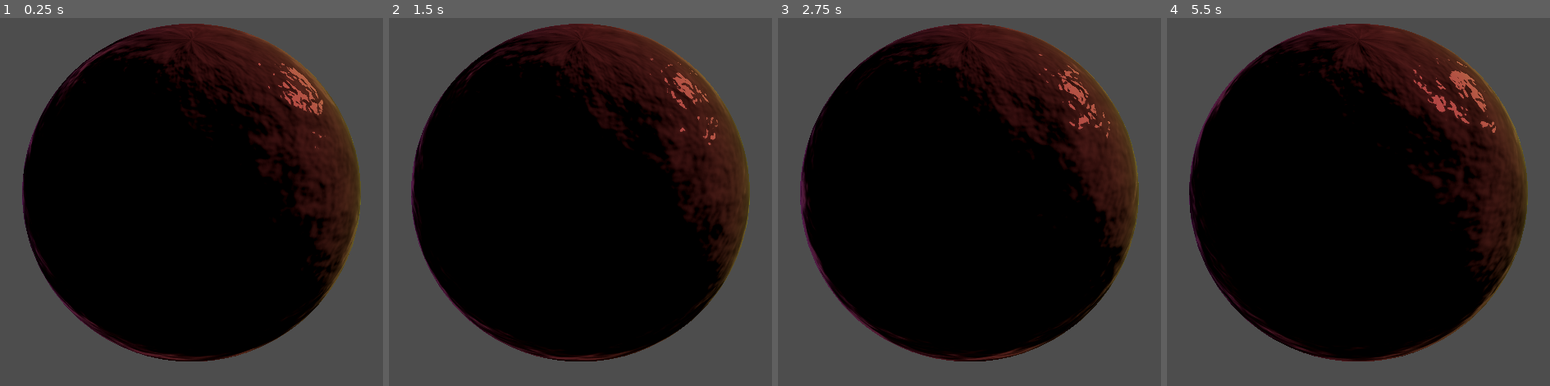
Above: before the commit, frames 1-4 (left to right).
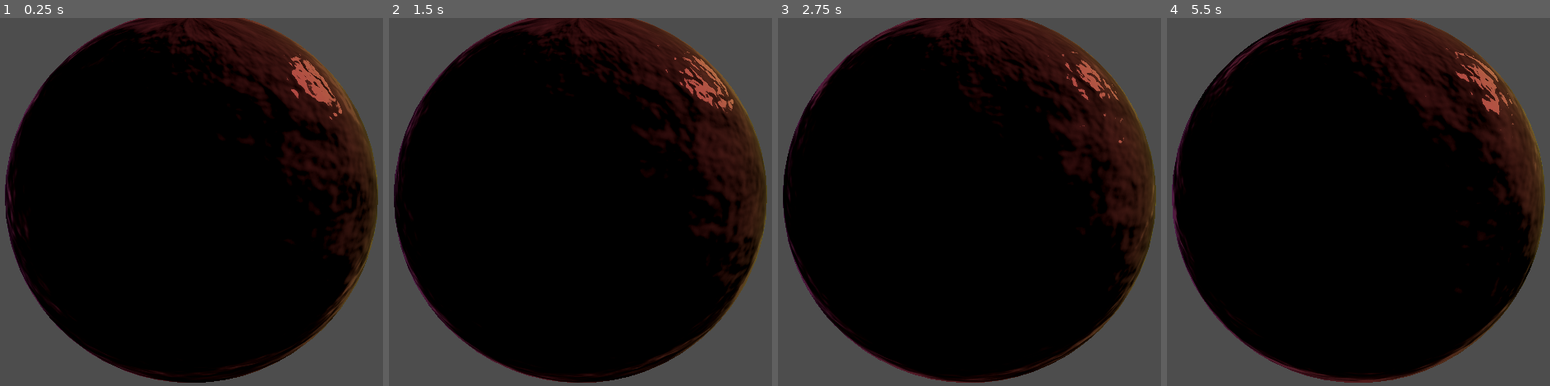
Above: after the commit, the same moments.

Repository: emmawithanE/godot-shader-lab
Game: Godot game, scene res://iridescence/iridescence.tscn
The game is run twice, just before and just after one commit, with the same random seed, the same clock (stepped at 60 frames per second) and the same inputs. The project has no main scene, so this scene is started directly.
Inputs:
- Up to frame 1 (0.25 s): no input
- Up to frame 2 (1.5 s): no input
- Up to frame 3 (2.75 s): no input
- Up to frame 4 (5.5 s): no input

The runs differ from the first frame. In frame 1, 24% of the frame differs, in the area x 1-99%, y 0-100%; in frame 2, 23%; in frame 3, 22%; in frame 4, 24%.

Commit message:
ocean and iridescence changes

Diff:
--- a/docs-tutorial-ocean/node_3d.tscn
+++ b/docs-tutorial-ocean/node_3d.tscn
@@ -18,7 +18,7 @@
 [sub_resource type="ShaderMaterial" id="ShaderMaterial_kqb7i"]
 render_priority = 0
 shader = ExtResource("1_mcyqa")
-shader_parameter/height_scalar = 0.2
+shader_parameter/height_scalar = 0.1
 shader_parameter/surface_noise = SubResource("NoiseTexture2D_85ly6")
 shader_parameter/surface_noise_normal = SubResource("NoiseTexture2D_3cp68")
 
@@ -30,7 +30,6 @@
 [node name="Node3D" type="Node3D"]
 
 [node name="MeshInstance3D" type="MeshInstance3D" parent="."]
-transform = Transform3D(1, 0, 0, 0, 1, 0, 0, 0, 1, 0.031625, 0, 0.0210833)
 mesh = SubResource("PlaneMesh_t251c")
 
 [node name="OmniLight3D" type="OmniLight3D" parent="."]
@@ -38,4 +37,4 @@
 visible = false
 
 [node name="DirectionalLight3D" type="DirectionalLight3D" parent="."]
-transform = Transform3D(1, 0, 0, 0, -0.964728, 0.26325, 0, -0.26325, -0.964728, 0, 0.367205, 0)
+transform = Transform3D(1, 0, 0, 0, -0.916488, 0.400061, 0, -0.400061, -0.916488, 0, 0, 0)
--- a/docs-tutorial-ocean/ocean.gdshader
+++ b/docs-tutorial-ocean/ocean.gdshader
@@ -7,11 +7,13 @@
 
 varying vec2 tex_position;
 varying vec2 wave_direction;
+varying vec2 wave_normal;
 
 void vertex() {
 
 	tex_position = (VERTEX.xz - TIME * 0.05) / 3.0;
 	wave_direction = vec2(sin(TIME + VERTEX.x * 4.0), cos(TIME + VERTEX.z * 3.0));
+	wave_normal = vec2(1.0 - abs(sin(TIME + VERTEX.x * 4.0)), -sin(TIME + VERTEX.z * 3.0));
 	VERTEX.y += (wave_direction.x + wave_direction.y) * height_scalar;
 	VERTEX.y += texture(surface_noise, tex_position).x * height_scalar;
 }
@@ -24,6 +26,7 @@
 	RIM = 0.2;
 	ALBEDO = vec3(0.01,0.03,0.05) + 0.1 * fresnel;
 	NORMAL_MAP = texture(surface_noise_normal, tex_position).rgb;
-	NORMAL_MAP.xy += wave_direction * height_scalar;
+	NORMAL_MAP.xy += wave_normal * height_scalar * 0.5;
+	NORMAL_MAP = normalize(NORMAL_MAP);
 	//ALBEDO = NORMAL_MAP;
 }
--- a/iridescence/iridescence.gdshader
+++ b/iridescence/iridescence.gdshader
@@ -33,7 +33,7 @@
 	ALBEDO = base_colour;
 
 	vec3 col_hsv = rgb_to_hsv(base_colour);
-	float edgeness = pow(NORMAL.x, 1.0);
+	float edgeness = NORMAL.x;
 	float dot_prod = (pow((1.0 - dot(NORMAL, VIEW)) * 0.5 + 0.5, 5.0) * edgeness);
 	//dot_prod = dot(NORMAL, VIEW);
 	//dot_prod = edgeness;
--- a/iridescence/iridescence.tscn
+++ b/iridescence/iridescence.tscn
@@ -19,12 +19,14 @@
 
 [sub_resource type="SphereMesh" id="SphereMesh_0fylg"]
 material = SubResource("ShaderMaterial_wj8hv")
+radius = 1.0
+height = 2.0
 
 [node name="Iridescence" type="Node3D"]
 script = ExtResource("1_7pfou")
 
 [node name="MeshInstance3D" type="MeshInstance3D" parent="."]
-transform = Transform3D(0.931592, 0, -0.369283, 0, 1, 0, 0.369283, 0, 0.931592, 0, 0, 0)
+transform = Transform3D(0.748542, 0, -0.666299, 0, 1, 0, 0.666299, 0, 0.748542, 0, 0, 0)
 mesh = SubResource("SphereMesh_0fylg")
 
 [node name="DirectionalLight3D" type="DirectionalLight3D" parent="."]
@@ -32,4 +34,4 @@
 
 [node name="Camera3D" type="Camera3D" parent="."]
 transform = Transform3D(0.707107, -0.410619, 0.575667, 0, 0.814116, 0.580703, -0.707107, -0.410619, 0.575667, 1.5, 1.48, 1.5)
-fov = 24.2
+fov = 45.0
